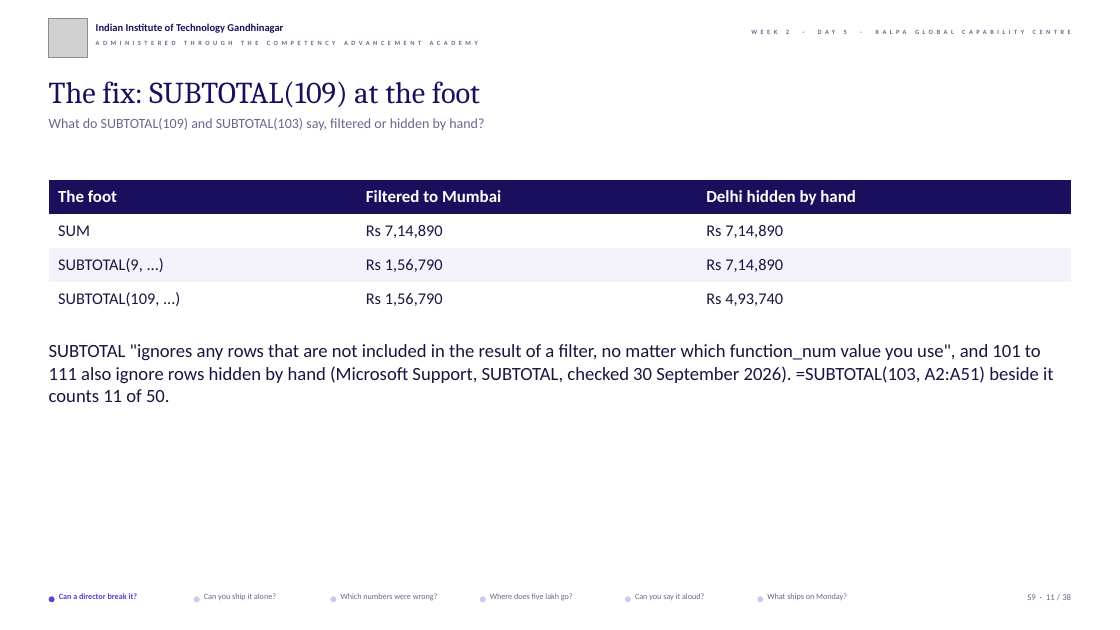
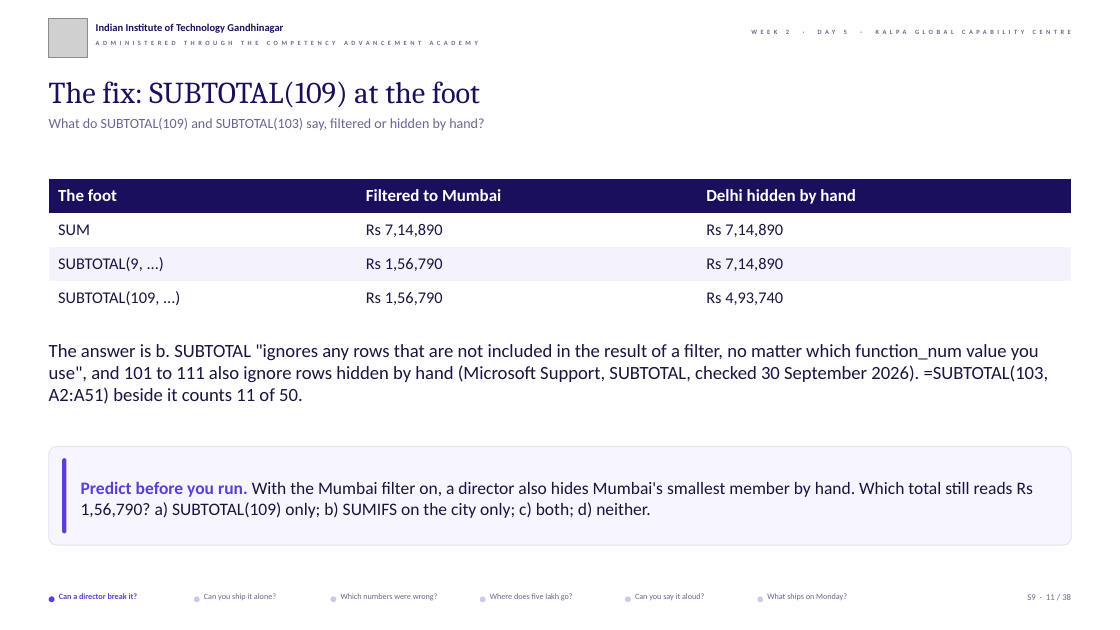
Before and after one commit to fde-academy-lab/c2-content-factory, a slide deck: slide 11 of content/W02/D5/slides/C2_W02_D05_half2_STUDENT.pptx. Drawn at 1120x630 pixels with LibreOffice and Linux fonts; fonts in the diff are those of the drawing; grey boxes stand for pictures; background and template pictures are left out. Boxes give left, top, right and bottom in pixels: in the first picture for what was removed or moved away, otherwise in the second. Text is boxed around its words. In the diff, an @@ line names an element or a change of style, - is before the commit and + after.

```diff
--- a/content/W02/D5/slides/C2_W02_D05_half2_STUDENT.pptx
+++ b/content/W02/D5/slides/C2_W02_D05_half2_STUDENT.pptx
@@ text at box(49, 344, 1049, 404): text changed @@
-SUBTOTAL "ignores any rows that are not included in the result of a filter, no matter which function_num value you use", and 101 to 111 also ignore rows hidden by hand (Microsoft Support, SUBTOTAL, checked 30 September 2026). =SUBTOTAL(103, A2:A51) beside it counts 11 of 50.
+The answer is b. SUBTOTAL "ignores any rows that are not included in the result of a filter, no matter which function_num value you use", and 101 to 111 also ignore rows hidden by hand (Microsoft Support, SUBTOTAL, checked 30 September 2026). =SUBTOTAL(103, A2:A51) beside it counts 11 of 50.
@@ rounded rectangle added at box(49, 446, 1071, 545), fill #F7F5FD, outline #E4E1F1 0.75 pt @@
@@ rounded rectangle added at box(62, 458, 66, 534), fill #5B3FD6 @@
@@ text added at box(81, 481, 1033, 518), 15 pt, text #1A1440 @@
+Predict before you run. With the Mumbai filter on, a director also hides Mumbai's smallest member by hand. Which total still reads Rs 1,56,790? a) SUBTOTAL(109) only; b) SUMIFS on the city only; c) both; d) neither.
```
Also in this commit, not shown: 26 other slides changed, 3 other files.
